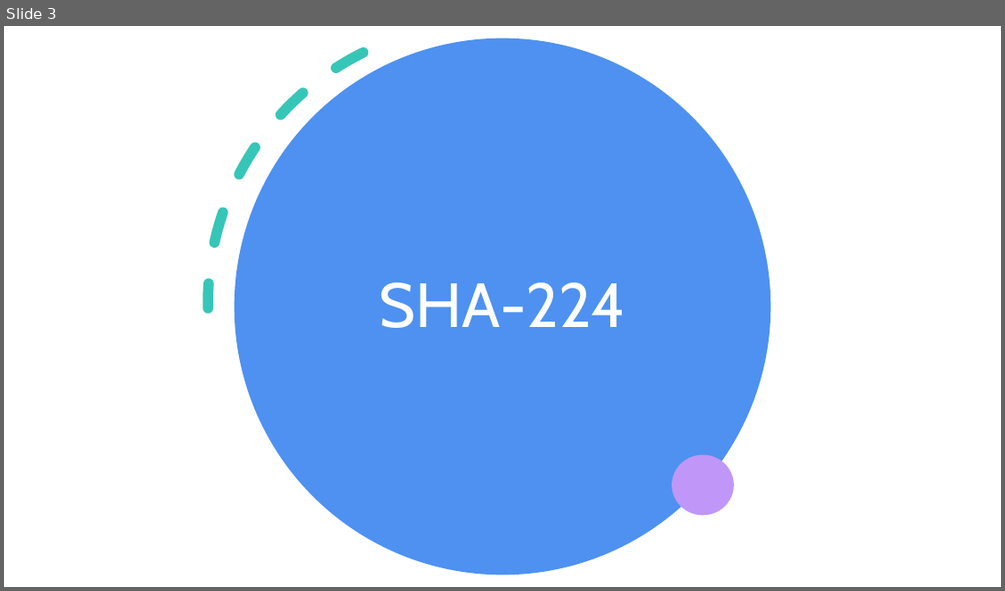
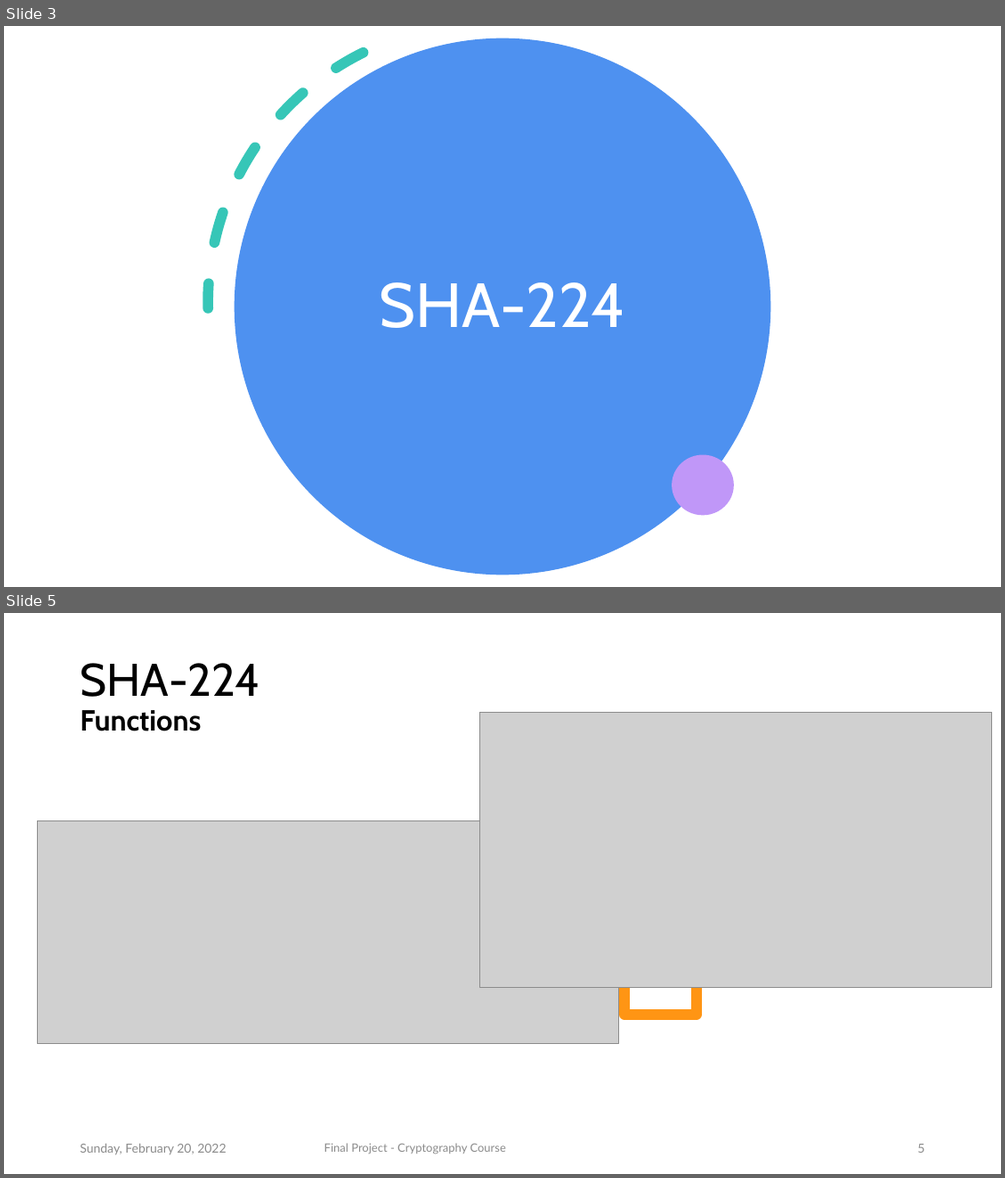
Before and after one commit to ldtanh/HCMUS-UCBL1.Master.Cryptography.SHA224-HMAC-HKDF, a slide deck: ppt.pptx. Shown one above the other, each under a label of ours: slide 3 before the commit, slides 3 and 5 after it; the slides between them are not shown. The pictures are 1005x591 and 1005x1178 pixels, drawn with LibreOffice and Linux fonts; fonts in the diff are those of the drawing; grey boxes stand for pictures. Boxes give left, top, right and bottom in pixels: in the first picture for what was removed or moved away, otherwise in the second. Text is boxed around its words. In the diff, an @@ line names an element or a change of style, - is before the commit and + after.

```diff
--- a/ppt.pptx
+++ b/ppt.pptx
@@ slide 5 added at (4,613,1001,1174), background #FFFFFF @@
@@ title added at (80,663,260,731), 28 pt, text #000000, bold @@
+SHA-224
+Functions
@@ picture added at (479,713,991,987) @@
@@ picture added at (38,821,619,1044) @@
@@ rectangle added at (624,943,696,1014), outline #FF9514 10 pt @@
@@ text added at (80,1143,226,1155), 12 pt, text #8C8C8C @@
+Sunday, February 20, 2022
@@ text added at (324,1143,506,1153), 11.1 pt, text #8C8C8C @@
+Final Project - Cryptography Course
@@ page number added at (917,1143,924,1152), 12 pt, text #8C8C8C @@
+5
```
Also in this commit, not shown: 45 slides changed, 1 other file.
